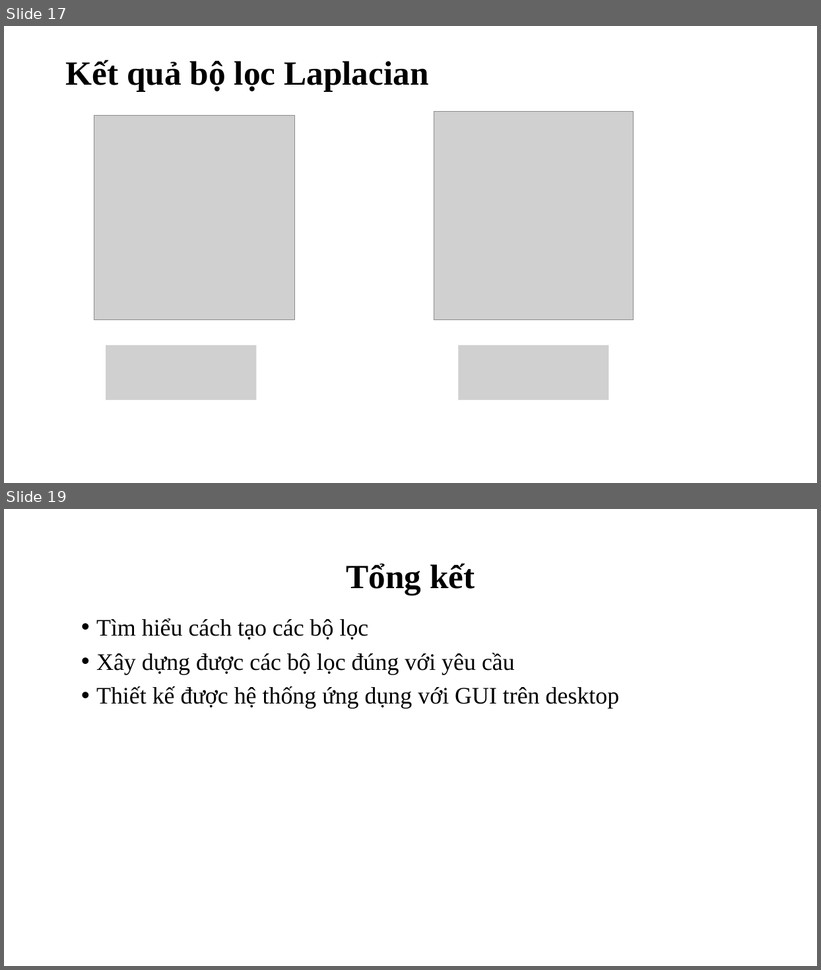
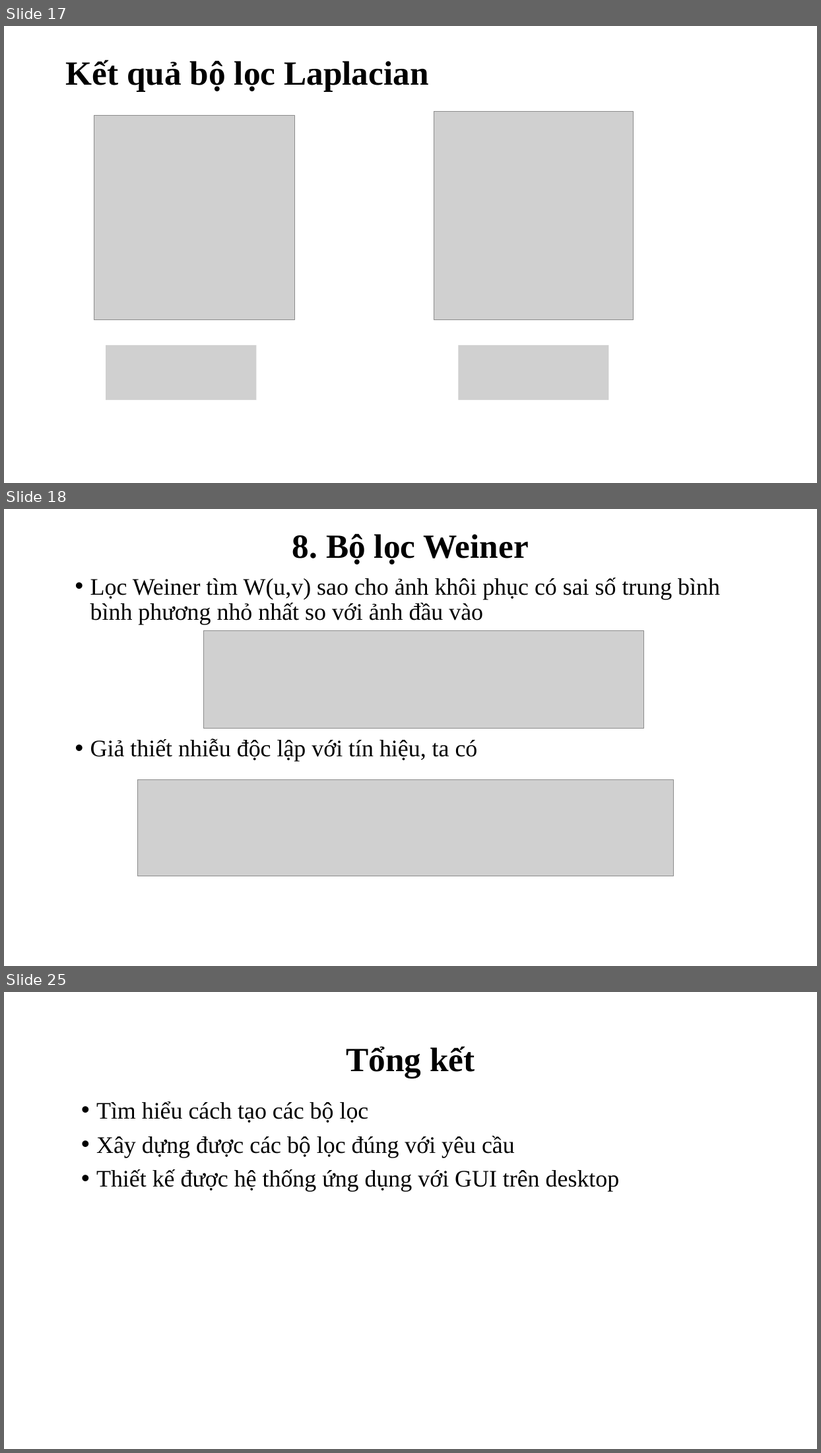
Before and after one commit to HelloKittty123/BTL-XLAS, a slide deck: Slide_XLAS.pptx. Shown one above the other, each under a label of ours: slides 17 and 19 before the commit, slides 17, 18 and 25 after it; the slides between them are not shown. The pictures are 821x970 and 821x1453 pixels, drawn with LibreOffice and Linux fonts; fonts in the diff are those of the drawing; grey boxes stand for pictures; background and template pictures are left out. Boxes give left, top, right and bottom in pixels: in the first picture for what was removed or moved away, otherwise in the second. Text is boxed around its words. In the diff, an @@ line names an element or a change of style, - is before the commit and + after.

```diff
--- a/Slide_XLAS.pptx
+++ b/Slide_XLAS.pptx
@@ slide 18 added at bbox=[4, 509, 817, 966], background picture (left out) @@
@@ title added at bbox=[292, 533, 528, 564], 40 pt, text #000000, bold @@
+8. Bộ lọc Weiner
@@ text added at bbox=[90, 578, 720, 762], 28 pt, text #000000 @@
+• Lọc Weiner tìm W(u,v) sao cho ảnh khôi phục có sai số trung bình bình phương nhỏ nhất so với ảnh đầu vào
+• Giả thiết nhiễu độc lập với tín hiệu, ta có
@@ picture added at bbox=[203, 631, 644, 729] @@
@@ picture added at bbox=[138, 780, 674, 876] @@
@@ what was slide 19 is now slide 25 @@
```
Also in this commit, not shown: 5 slides changed, 5 other slides added, 9 other files.
